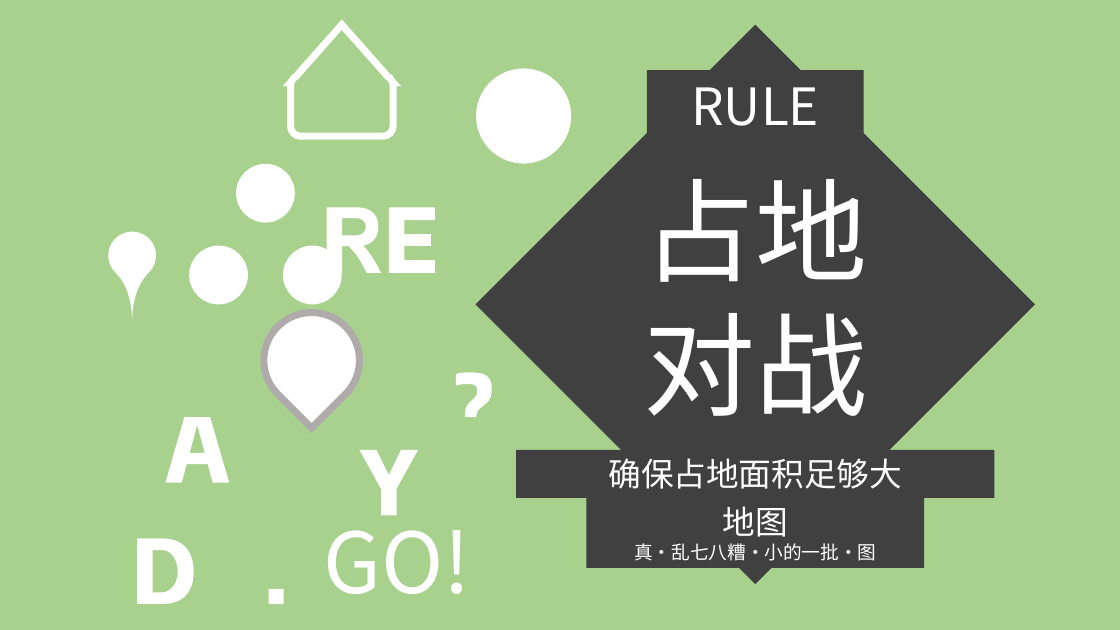
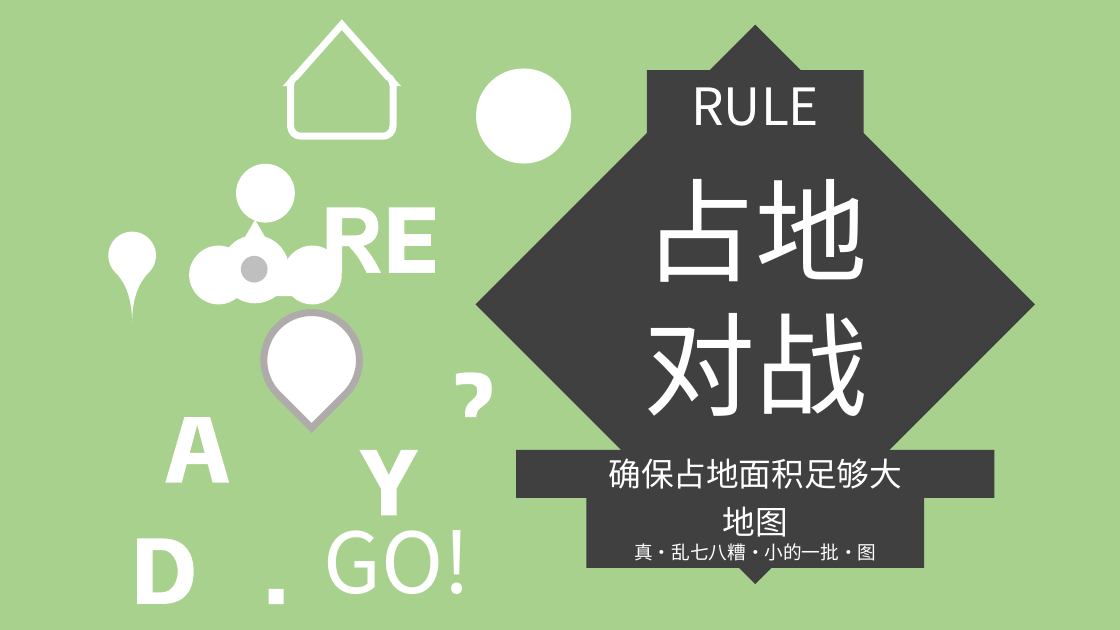
Before and after one commit to Hamster5295/HSplatoon, a slide deck: slide 3 of Texture/Texture.pptx. Drawn at 1120x630 pixels with LibreOffice and Linux fonts; fonts in the diff are those of the drawing. Boxes give left, top, right and bottom in pixels: in the first picture for what was removed or moved away, otherwise in the second. Text is boxed around its words. In the diff, an @@ line names an element or a change of style, - is before the commit and + after.

```diff
--- a/Texture/Texture.pptx
+++ b/Texture/Texture.pptx
@@ triangle added at bbox=[211, 220, 299, 297], fill #FFFFFF @@
@@ ellipse added at bbox=[221, 235, 289, 303], fill #FFFFFF @@
@@ ellipse added at bbox=[241, 256, 268, 283], fill #BFBFBF @@
```
Also in this commit, not shown: 1 slide added, 1 slide removed, 23 other files.
